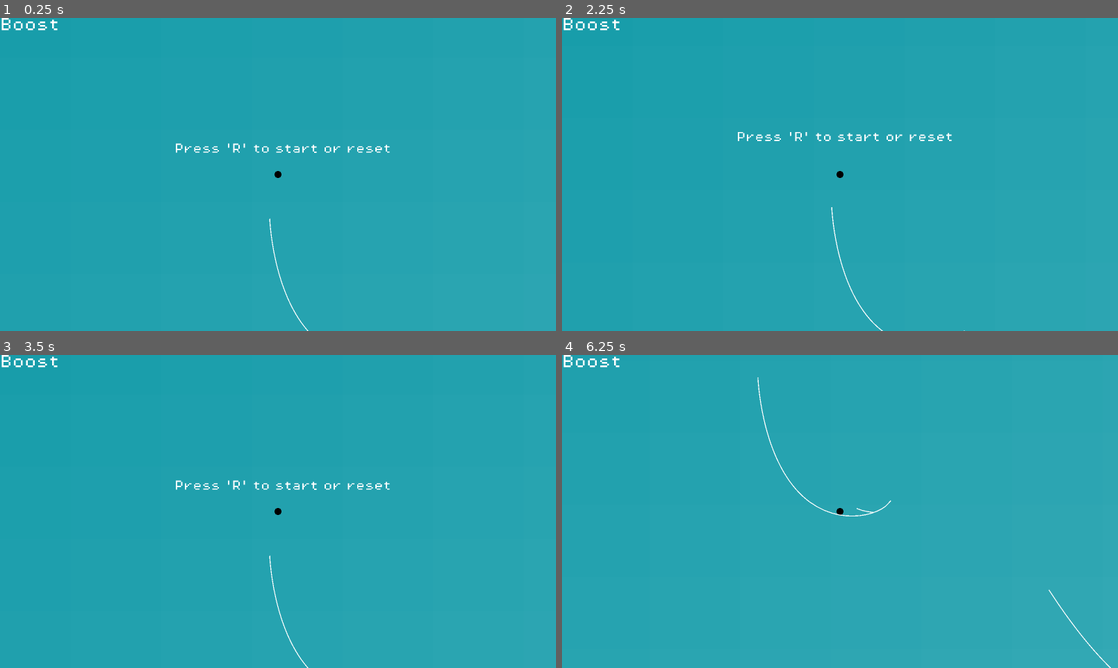
Above: before the commit, frames 1-4 (two rows, left to right).
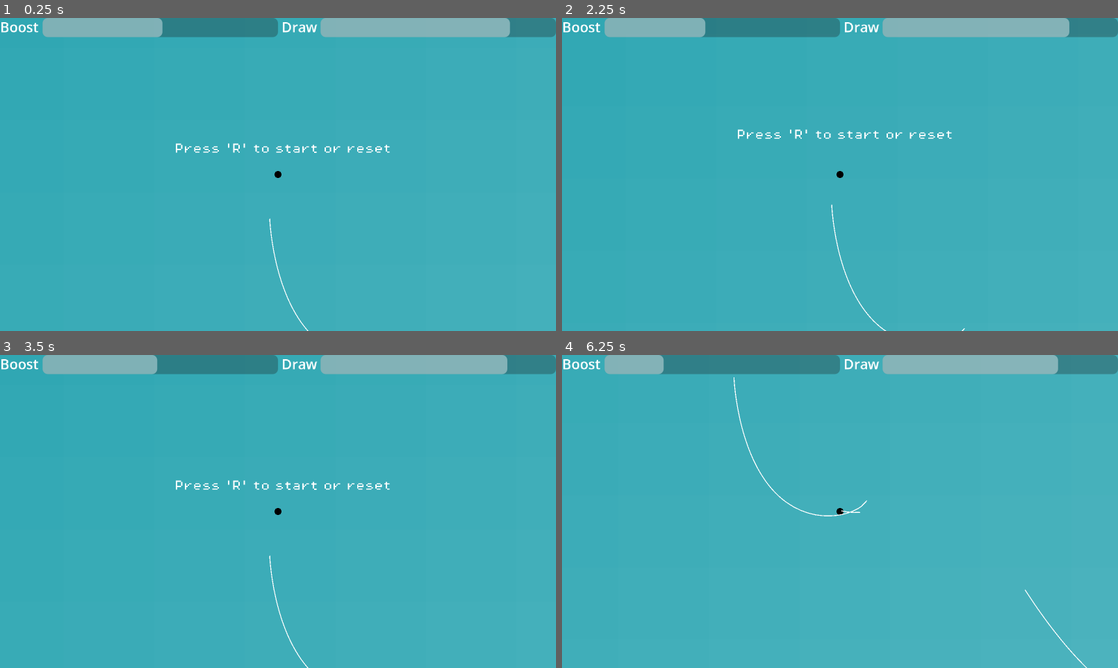
Above: after the commit, the same moments.

Repository: ekelch/cfac-jam
Game: Godot game, scene res://scenes/main.tscn
Same seed, same stepped clock (60 frames per second), same inputs: the game is played once before the commit and once after it.
Inputs (mouse positions are in pixels of both pictures, inside the frame that each line leads up to):
- Up to frame 1 (0.25 s): no input
- Up to frame 2 (2.25 s): tap R (reset) at 0.5, 1.25, 2 s; move the mouse to (962, 158) at 0.52 s; hold Z (boost) 0.53-1.28 s; click (962, 158) at 0.8 s; move the mouse to (728, 190) at 1.27 s; click (728, 190) at 1.35 s; tap Z (boost) at 1.55 s; move the mouse to (895, 105) at 2.02 s; hold Z (boost) from 2.03 s (still down)
- Up to frame 3 (3.5 s): click (333, 442) at 2.3 s; tap R (reset) at 2.75 s; move the mouse to (250, 574) at 2.77 s; release Z (boost) at 2.78 s; click (250, 574) at 2.85 s; tap Z (boost) at 3.05 s
- Up to frame 4 (6.25 s): tap R (reset) at 3.5, 4.15, 4.25 s; move the mouse to (1006, 558) at 3.52 s; hold T (grav_toggle) 3.53-4.28 s; click (1006, 558) at 3.8 s; move the mouse to (673, 464) at 4.27 s; tap Space (slow) at 4.35 s; click (673, 464) at 4.42 s; tap Z (boost) at 4.55, 6.05 s; move the mouse to (867, 511) at 5.02 s; hold Z (boost) 5.03-5.78 s; click (867, 511) at 5.3 s; move the mouse to (756, 433) at 5.77 s; click (756, 433) at 5.85 s

The runs differ from the first frame. In frame 1, 24% of the frame differs, in the area x 0-100%, y 0-100%; in frame 2, 29%; in frame 3, 24%; in frame 4, 46%.

Commit message:
added UI and limiting draw and boost

Diff:
--- a/project.godot
+++ b/project.godot
@@ -50,6 +50,10 @@
 "events": [Object(InputEventKey,"resource_local_to_scene":false,"resource_name":"","device":-1,"window_id":0,"alt_press …(192 unchanged characters)…
 ]
 }
+gay={
+"deadzone": 0.2,
+"events": []
+}
 
 [physics]
 
--- a/scenes/main.tscn
+++ b/scenes/main.tscn
@@ -6,6 +6,7 @@
 [ext_resource type="Script" uid="uid://ddn7rf46835se" path="res://scripts/player_path.gd" id="4_jyhfs"]
 [ext_resource type="Script" uid="uid://droxit1u1eea8" path="res://scripts/killzone.gd" id="5_tbgi4"]
 [ext_resource type="Theme" uid="uid://dqo44ruwu1c5y" path="res://assets/fonts/theme.tres" id="6_tefeu"]
+[ext_resource type="Script" uid="uid://dnnhp7vh03oo6" path="res://scripts/hud.gd" id="7_o6xl0"]
 
 [sub_resource type="Curve2D" id="Curve2D_xjq2p"]
 bake_interval = 20.0
@@ -42,6 +43,7 @@
 [node name="Game" type="Node2D" parent="."]
 
 [node name="player" parent="Game" instance=ExtResource("1_eeafu")]
+unique_name_in_owner = true
 collision_layer = 2
 mass = 4.133
 gravity_scale = 0.0
@@ -64,12 +66,13 @@
 curve = SubResource("Curve2D_tbgi4")
 
 [node name="PlayerPaths" type="StaticBody2D" parent="Game"]
+unique_name_in_owner = true
 position = Vector2(0.000244141, -0.00012207)
 script = ExtResource("4_jyhfs")
 
 [node name="background" type="Sprite2D" parent="Game"]
 z_index = -1
-position = Vector2(4111.5, 4380.25)
+position = Vector2(4095, 2366)
 scale = Vector2(208.578, 166.055)
 texture = SubResource("GradientTexture2D_sugp2")
 
@@ -107,14 +110,49 @@
 metadata/_edit_use_anchors_ = true
 
 [node name="HUD" type="CanvasLayer" parent="."]
+script = ExtResource("7_o6xl0")
 
-[node name="Boost" type="Label" parent="HUD"]
-offset_right = 68.0
-offset_bottom = 23.0
-theme = ExtResource("6_tefeu")
-theme_override_font_sizes/font_size = 16
+[node name="Control" type="Control" parent="HUD"]
+layout_mode = 3
+anchors_preset = 15
+anchor_right = 1.0
+anchor_bottom = 1.0
+grow_horizontal = 2
+grow_vertical = 2
+metadata/_edit_use_anchors_ = true
+
+[node name="HBoxContainer" type="HBoxContainer" parent="HUD/Control"]
+layout_mode = 1
+anchors_preset = -1
+anchor_right = 1.0
+anchor_bottom = 0.0236111
+offset_bottom = 4.0
+grow_horizontal = 2
+metadata/_edit_use_anchors_ = true
+
+[node name="BoostLabel" type="Label" parent="HUD/Control/HBoxContainer"]
+layout_mode = 2
 text = "Boost"
-metadata/_edit_use_anchors_ = true
+
+[node name="BoostBar" type="ProgressBar" parent="HUD/Control/HBoxContainer"]
+layout_mode = 2
+size_flags_horizontal = 3
+size_flags_vertical = 1
+step = 1.0
+value = 20.0
+show_percentage = false
+
+[node name="DrawLabel" type="Label" parent="HUD/Control/HBoxContainer"]
+layout_mode = 2
+text = "Draw"
+
+[node name="DrawBar" type="ProgressBar" parent="HUD/Control/HBoxContainer"]
+layout_mode = 2
+size_flags_horizontal = 3
+size_flags_vertical = 1
+step = 1.0
+value = 70.0
+show_percentage = false
 
 [connection signal="body_entered" from="Game/killzone" to="Game/killzone" method="_on_body_entered"]
 [connection signal="timeout" from="Game/killzone/Timer" to="Game/killzone" method="_on_timer_timeout"]
--- /dev/null
+++ b/scripts/hud.gd
@@ -0,0 +1,11 @@
+extends CanvasLayer
+
+@onready var player: RigidBody2D = %player
+@onready var player_paths: StaticBody2D = %PlayerPaths
+
+@onready var boost_bar: ProgressBar = $Control/HBoxContainer/BoostBar
+@onready var draw_bar: ProgressBar = $Control/HBoxContainer/DrawBar
+
+func _process(delta: float) -> void:
+	boost_bar.value = player.boostValue
+	draw_bar.value = player_paths.drawValue
--- a/scripts/player.gd
+++ b/scripts/player.gd
@@ -3,6 +3,9 @@
 @onready var force_timer: Timer = $ForceTimer
 
 var colorMod = Color(0,0,0,1)
+var boostValue: float = 50
+var drawValue: float = 20
+const force = 2500
 
 func _input(event: InputEvent) -> void:
 	if event is InputEventKey:
@@ -19,7 +22,11 @@
 
 func _process(delta: float) -> void:
 	if Input.is_action_pressed("boost"):
-		boost()
+		boost(delta)
 
-func boost() -> void:
-	apply_impulse(linear_velocity.normalized() * 20)
+func boost(delta: float) -> void:
+	var impulse = force * delta
+	var sub = delta * 30
+	if boostValue - sub > 0:
+		apply_impulse(linear_velocity.normalized() * impulse)
+		boostValue -= sub
--- a/scripts/player_path.gd
+++ b/scripts/player_path.gd
@@ -4,14 +4,18 @@
 var visLine: Line2D
 var point: Vector2
 var reset: bool = true
+var drawValue: float = 80
+const drawDepleteStep = 1
 
 func _process(_delta: float) -> void:
-	if Input.is_mouse_button_pressed(MOUSE_BUTTON_LEFT):
+	if Input.is_mouse_button_pressed(MOUSE_BUTTON_LEFT) && drawValue > 0:
 		if reset:
 			reset = false
 			startNewLine()
+			drawValue -= drawDepleteStep
 		elif get_global_mouse_position().distance_to(point) > 10:
 			continueLine()
+			drawValue -= drawDepleteStep
 	elif Input.is_action_just_released("draw"):
 		redrawSmooth()
 		reset = true
Not shown: 1 places in scenes/main.tscn that only renumber resources
Not shown, added: scripts/hud.gd.uid
